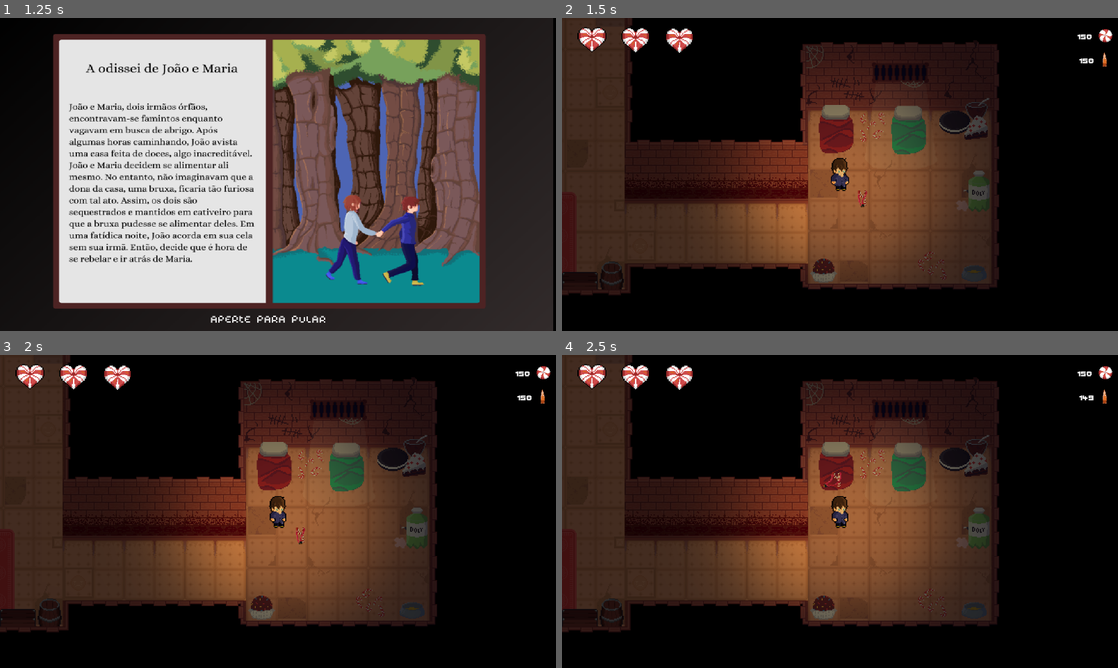
Above: before the commit, frames 1-4 (two rows, left to right).
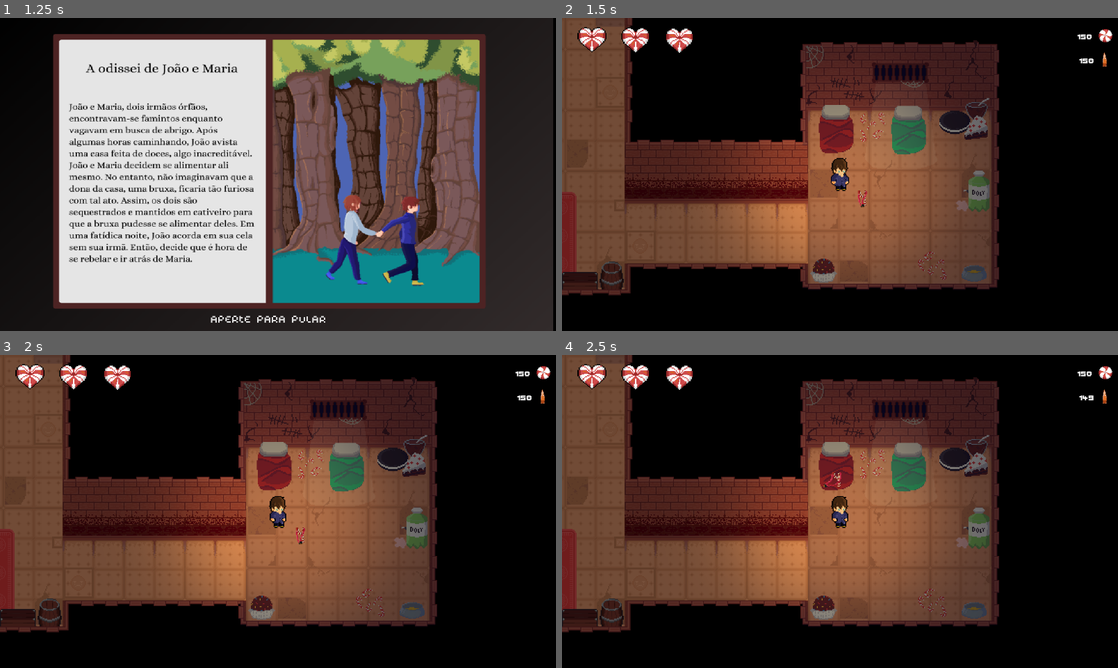
Above: after the commit, the same moments.

Repository: mtab-dev/bulletspeel
Game: Godot game, scene res://scenes/levels/main_menu.tscn
Same seed, same stepped clock (60 frames per second), same inputs: the game is played once before the commit and once after it. Sound files missing from this copy of the repository are replaced by a short silence.
Inputs (mouse positions are in pixels of both pictures, inside the frame that each line leads up to):
- Up to frame 1 (1.25 s): click (278, 202) at 0.5 s
- Up to frame 2 (1.5 s): click (828, 318) at 1.25 s
- Up to frame 3 (2 s): no input
- Up to frame 4 (2.5 s): drag from (840, 511) to (895, 442) at 2.02 s

Frame 1 is identical in both runs. In frame 2, 29% of the frame differs, in the area x 0-79%, y 0-89%; in frame 3, 29%; in frame 4, 29%.

Commit message:
refactor: proper canvas modulation

Diff:
--- a/project.godot
+++ b/project.godot
@@ -23,7 +23,6 @@
 
 [display]
 
-window/size/mode=3
 window/size/resizable=false
 window/stretch/mode="viewport"
 
--- a/scenes/levels/level_one.tscn
+++ b/scenes/levels/level_one.tscn
@@ -1244,12 +1244,16 @@
 [node name="elevator" parent="." instance=ExtResource("25_uf2ca")]
 position = Vector2(712, -1433)
 
-[node name="CanvasModulate" type="CanvasModulate" parent="."]
-color = Color(0.277528, 0.277528, 0.277528, 1)
+[node name="mask" type="CanvasModulate" parent="."]
+color = Color(0.47788, 0.47788, 0.47788, 1)
 
 [connection signal="body_entered" from="loja" to="loja" method="_on_body_entered"]
+[connection signal="body_entered" from="enemyAreaExited" to="." method="_on_enemy_area_exited_body_entered"]
 [connection signal="body_entered" from="enemyAreaExited" to="bigCookie" method="_on_enemy_area_exited_body_entered"]
+[connection signal="body_entered" from="enemyAreaExited" to="player" method="_on_enemy_area_exited_body_entered"]
+[connection signal="body_entered" from="enemyAreaEnter" to="." method="_on_enemy_area_enter_body_entered"]
 [connection signal="body_entered" from="enemyAreaEnter" to="bigCookie" method="_on_enemy_area_body_entered"]
+[connection signal="body_entered" from="enemyAreaEnter" to="player" method="_on_enemy_area_enter_body_entered"]
 [connection signal="body_entered" from="slingDetect" to="." method="_on_sling_detect_body_entered"]
 [connection signal="body_entered" from="slingDetect" to="player" method="_on_sling_detect_body_entered"]
 [connection signal="body_exited" from="slingDetect" to="." method="_on_sling_detect_body_exited"]
--- a/scenes/player/player.tscn
+++ b/scenes/player/player.tscn
@@ -168,8 +168,9 @@
 wait_time = 2.0
 one_shot = true
 
-[node name="PointLight2D" type="PointLight2D" parent="."]
+[node name="lighter" type="PointLight2D" parent="."]
 color = Color(0.600166, 0.530579, 0.283367, 1)
+energy = 0.8
 texture = ExtResource("29_7m3hi")
 
 [connection signal="timeout" from="deathTimer" to="." method="_on_death_timer_timeout"]
--- a/scripts/levels/level_one.gd
+++ b/scripts/levels/level_one.gd
@@ -3,6 +3,7 @@
 @onready var interactFX: AudioStreamPlayer2D = $interactFX
 @onready var ambientFX: AudioStreamPlayer2D = $ambientMusic
 @onready var slingDetect: Area2D = $slingDetect
+@onready var mask: CanvasModulate = $mask
 @onready var slingAnim: AnimatedSprite2D = $slingDetect/slingTexture
 @onready var slingLabel: Label = $slingDetect/slingLabel
 
@@ -56,3 +57,13 @@
 
 func _on_chest_area_area_entered(area: Area2D) -> void:
 	print('bateu')
+
+
+func _on_enemy_area_enter_body_entered(body: Node2D) -> void:
+	if body.is_in_group("Player"):
+		mask.visible = false
+
+
+func _on_enemy_area_exited_body_entered(body: Node2D) -> void:
+	if body.is_in_group("Player"):
+		mask.visible = true
--- a/scripts/player.gd
+++ b/scripts/player.gd
@@ -6,6 +6,7 @@
 @onready var ammun: Control = get_node("hud/items/ammunation/ammunlabel")
 @onready var money: Control = get_node("hud/money/labelMoney")
 @onready var stats: Control = get_node("hud/life/control")
+@onready var light: PointLight2D = $lighter
 @onready var damageFX: AudioStreamPlayer2D = get_node("damageSound")
 @onready var walkingFX: AudioStreamPlayer2D = $walkingSound
 @onready var deathTimer: Timer = $deathTimer
@@ -96,3 +97,13 @@
 	if body.is_in_group('Player'):
 		var newSling = SLINGSHOT.instantiate()
 		add_child(newSling)
+
+
+func _on_enemy_area_enter_body_entered(body: Node2D) -> void:
+	if body.is_in_group("Player"):
+		light.enabled = false
+
+
+func _on_enemy_area_exited_body_entered(body: Node2D) -> void:
+	if body.is_in_group("Player"):
+		light.enabled = true
